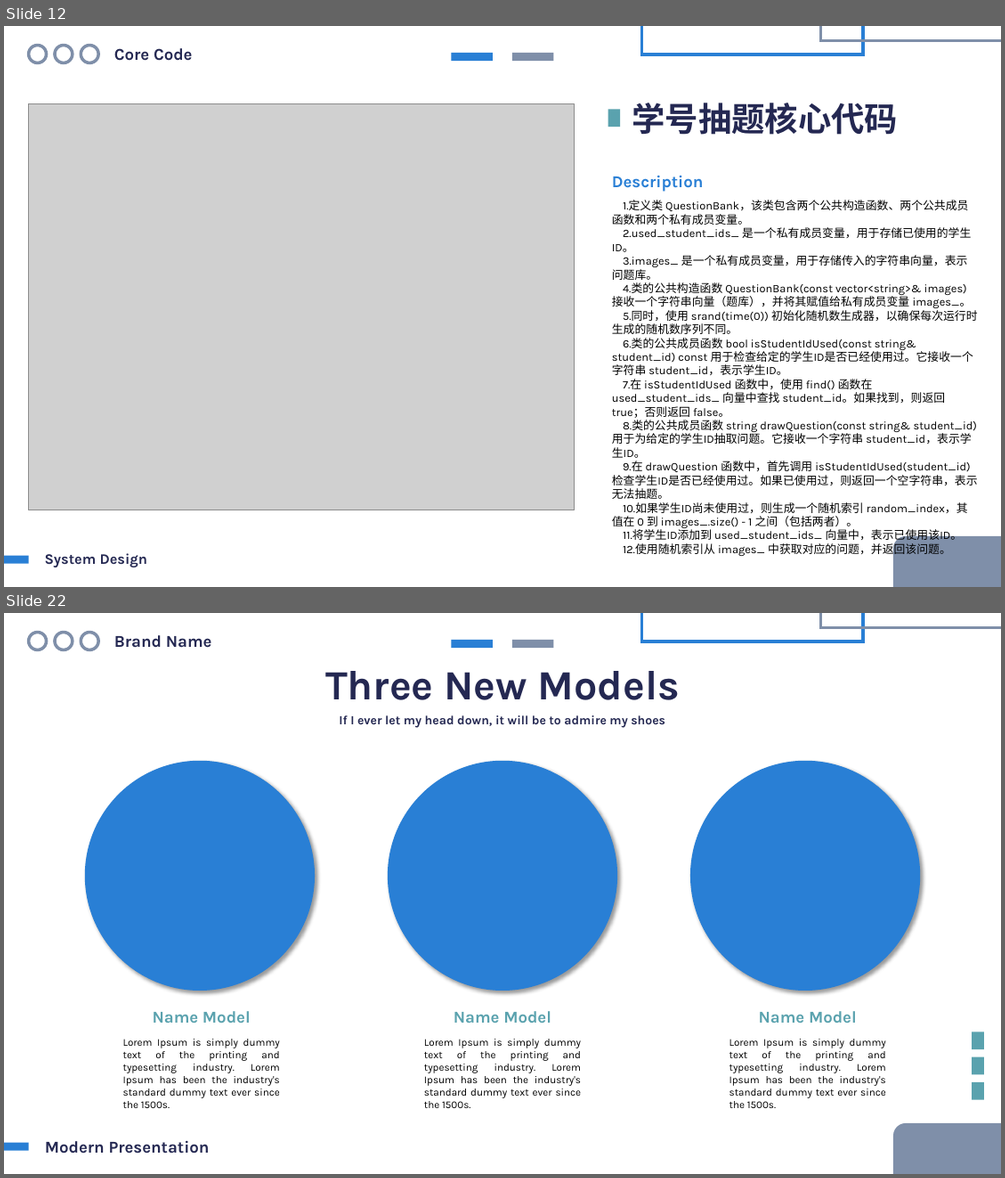
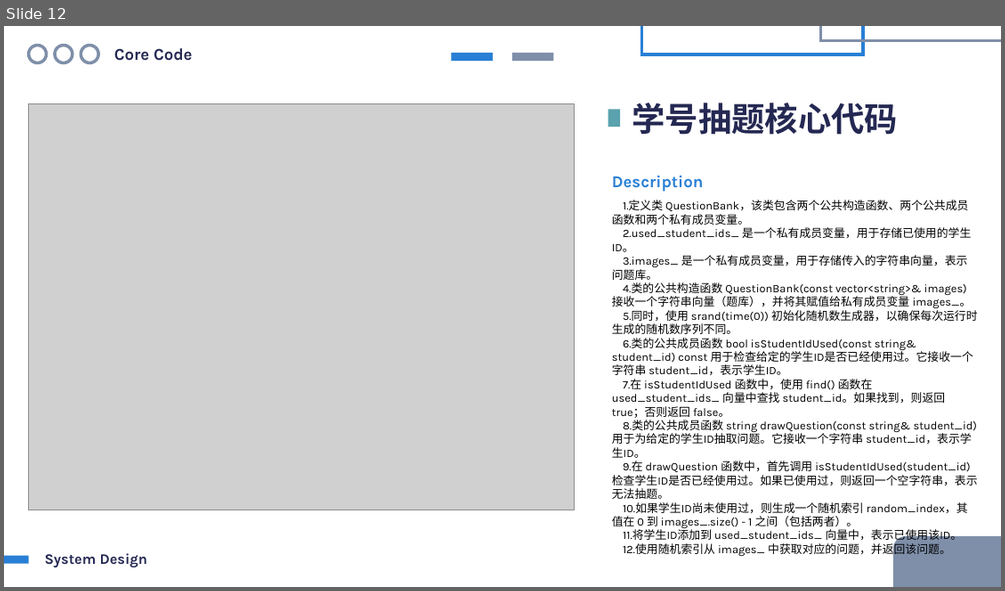
Before and after one commit to HoshiMeisa/Question-Drawing-System, a slide deck: ThesisDefense.pptx. Shown one above the other, each under a label of ours: slides 12 and 22 before the commit, slide 12 after it; the slides between them are not shown. The pictures are 1005x1178 and 1005x591 pixels, drawn with LibreOffice and Linux fonts; fonts in the diff are those of the drawing; grey boxes stand for pictures. Boxes give left, top, right and bottom in pixels: in the first picture for what was removed or moved away, otherwise in the second. Text is boxed around its words. In the diff, an @@ line names an element or a change of style, - is before the commit and + after.

Commit message:
update PPT

```diff
--- a/ThesisDefense.pptx
+++ b/ThesisDefense.pptx
@@ slide 22 removed at box(4, 613, 1001, 1174), background #FFFFFF @@
@@ ellipse removed at box(29, 633, 47, 650) @@
@@ ellipse removed at box(55, 633, 73, 650) @@
@@ ellipse removed at box(81, 633, 99, 650) @@
@@ text removed at box(114, 635, 212, 648) @@
-Brand Name
@@ rectangle removed at box(642, 613, 863, 641) @@
@@ rectangle removed at box(821, 613, 1001, 628) @@
@@ rectangle removed at box(451, 640, 493, 648) @@
@@ rectangle removed at box(512, 640, 554, 648) @@
@@ text removed at box(325, 671, 680, 700) @@
-Three New Models
@@ text removed at box(339, 715, 665, 728) @@
-If I ever let my head down, it will be to admire my shoes
@@ ellipse removed at box(85, 761, 315, 989) @@
@@ ellipse removed at box(388, 761, 617, 989) @@
@@ ellipse removed at box(690, 761, 920, 989) @@
@@ text removed at box(153, 1011, 251, 1022) @@
-Name Model
@@ text removed at box(453, 1011, 551, 1022) @@
-Name Model
@@ text removed at box(759, 1011, 857, 1022) @@
-Name Model
@@ text removed at box(123, 1038, 280, 1108) @@
-Lorem Ipsum is simply dummy text of the printing and typesetting industry. Lorem Ipsum has been the industry's standard dummy text ever since the 1500s.
@@ text removed at box(424, 1038, 582, 1108) @@
-Lorem Ipsum is simply dummy text of the printing and typesetting industry. Lorem Ipsum has been the industry's standard dummy text ever since the 1500s.
@@ text removed at box(729, 1038, 886, 1108) @@
-Lorem Ipsum is simply dummy text of the printing and typesetting industry. Lorem Ipsum has been the industry's standard dummy text ever since the 1500s.
@@ rectangle removed at box(971, 1032, 984, 1050) @@
@@ rectangle removed at box(971, 1057, 984, 1075) @@
@@ rectangle removed at box(971, 1082, 984, 1100) @@
@@ rectangle removed at box(4, 1143, 28, 1151) @@
@@ text removed at box(45, 1141, 210, 1153) @@
-Modern Presentation
@@ rounded rectangle removed at box(893, 1123, 1001, 1174) @@
```
Also in this commit, not shown: 2 slides added, 26 other slides removed, 2 other files.
